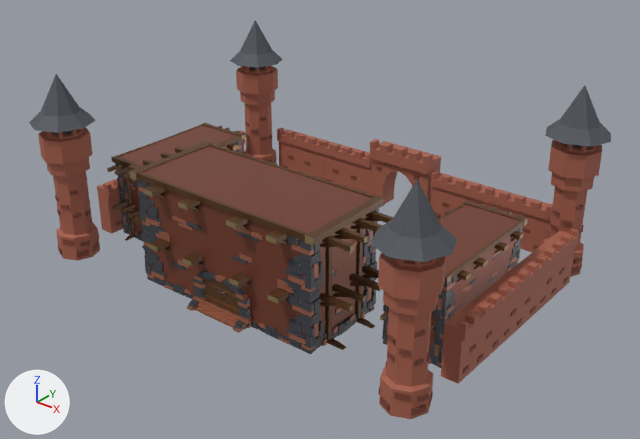
A saved change to the glTF model roblox-games/mare-essentia/assets/inbox-hold/london_palace.glb.
The view is the same before and after, from a camera (50 mm lens) standing at (79.3, -98.1, 68.2) and looking at (2.4, -1.9, 8.6). The lights are fixed; the arrows at lower left show +X, +Y and +Z. The older version comes first. Where no turn or scale is listed for an object, it has been applied to the vertices.

The older version as bpy lines, for what is in view:
```python
ob_front_brick_enclosure = bpy.data.objects.new('Front brick enclosure', me_wallbricks_cube_038)
ob_front_brick_enclosure.location = (-23.0, 25.2, -0.1)
ob_front_brick_enclosure.rotation_euler = (1.571, 0.0, 0.0)  # degrees (90, 0, 0)
ob_front_brick_enclosure.scale = (7.29, 5.81, 5.36)
ob_great_hall_exterior = bpy.data.objects.new('Great hall exterior', me_house_3)
ob_great_hall_exterior.location = (0.2, -14.0, 0.0)
ob_great_hall_exterior.rotation_euler = (-1.571, 0.0, 0.0)  # degrees (-90, 0, 0)
ob_great_hall_exterior.scale = (2170.0, 862.0, 895.0)
ob_side_brick_enclosure_002 = bpy.data.objects.new('Side brick enclosure.002', me_wallbricks_cube_038)
ob_side_brick_enclosure_002.location = (-34.2, -9.0, -0.1)
ob_side_brick_enclosure_002.rotation_euler = (1.571, 0.0, 1.571)  # degrees (90, 0, 90)
ob_side_brick_enclosure_002.scale = (7.29, 5.81, 5.36)
ob_side_brick_enclosure_005 = bpy.data.objects.new('Side brick enclosure.005', me_wallbricks_cube_038)
ob_side_brick_enclosure_005.location = (33.8, -9.0, -0.1)
ob_side_brick_enclosure_005.rotation_euler = (1.571, 0.0, 1.571)  # degrees (90, 0, 90)
ob_side_brick_enclosure_005.scale = (7.29, 5.81, 5.36)
# also in view: 'Roofed corner tower.003' at (32.0, -22.0, 15.0); 'Roofed corner tower.002' at (32.0, 22.0, 15.0); 'Palace residential wing.001' at (27.0, -3.0, 7.0); 'Palace residential wing' at (-27.0, -3.0, 7.0); 'Front brick enclosure.002' at (12.0, 25.0, 4.5)
```
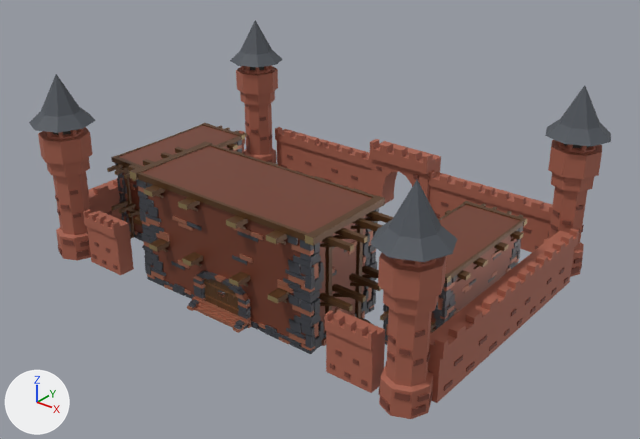
Pixel boxes [x1, y1, x2, y2] of what changed, in the pictures (640 x 439 px):
'Side brick enclosure.005', moved, rescaled: before [441, 286, 509, 384]; after [428, 287, 509, 403]
'Rear brick enclosure.001', added: after [325, 310, 385, 393]
'Rear brick enclosure', added: after [83, 209, 134, 275]
'Front brick enclosure', rescaled: before [277, 128, 331, 178]; after [275, 127, 332, 179]
'Side brick enclosure.002', moved, rescaled: before [97, 179, 122, 234]; after [88, 179, 122, 220]

What the commit changed:
Object 'Front brick enclosure' (ob_front_brick_enclosure) is rescaled from (7.29, 5.81, 5.36) to (7.94, 5.81, 5.36).
Object 'Side brick enclosure.002' (ob_side_brick_enclosure_002) moves from (-34.2, -9.0, -0.1) to (-34.2, -11.5, -0.1).
Object 'Side brick enclosure.002' (ob_side_brick_enclosure_002) is rescaled from (7.29, 5.81, 5.36) to (10.7, 5.81, 5.36).
Object 'Side brick enclosure.005' (ob_side_brick_enclosure_005) moves from (33.8, -9.0, -0.1) to (33.8, -11.5, -0.1).
Object 'Side brick enclosure.005' (ob_side_brick_enclosure_005) is rescaled from (7.29, 5.81, 5.36) to (10.7, 5.81, 5.36).
Object 'Rear brick enclosure.001' (ob_rear_brick_enclosure_001) is new; it shows me_wallbricks_cube_038.
Its location is (24.0, -21.8, -0.1).
Its rotation in degrees is (90, 0, 0).
Its scale is (4.69, 5.81, 5.36).
Object 'Rear brick enclosure' (ob_rear_brick_enclosure) is new; it shows me_wallbricks_cube_038.
Its location is (-24.0, -21.8, -0.1).
Its rotation in degrees is (90, 0, 0).
Its scale is (4.69, 5.81, 5.36).
